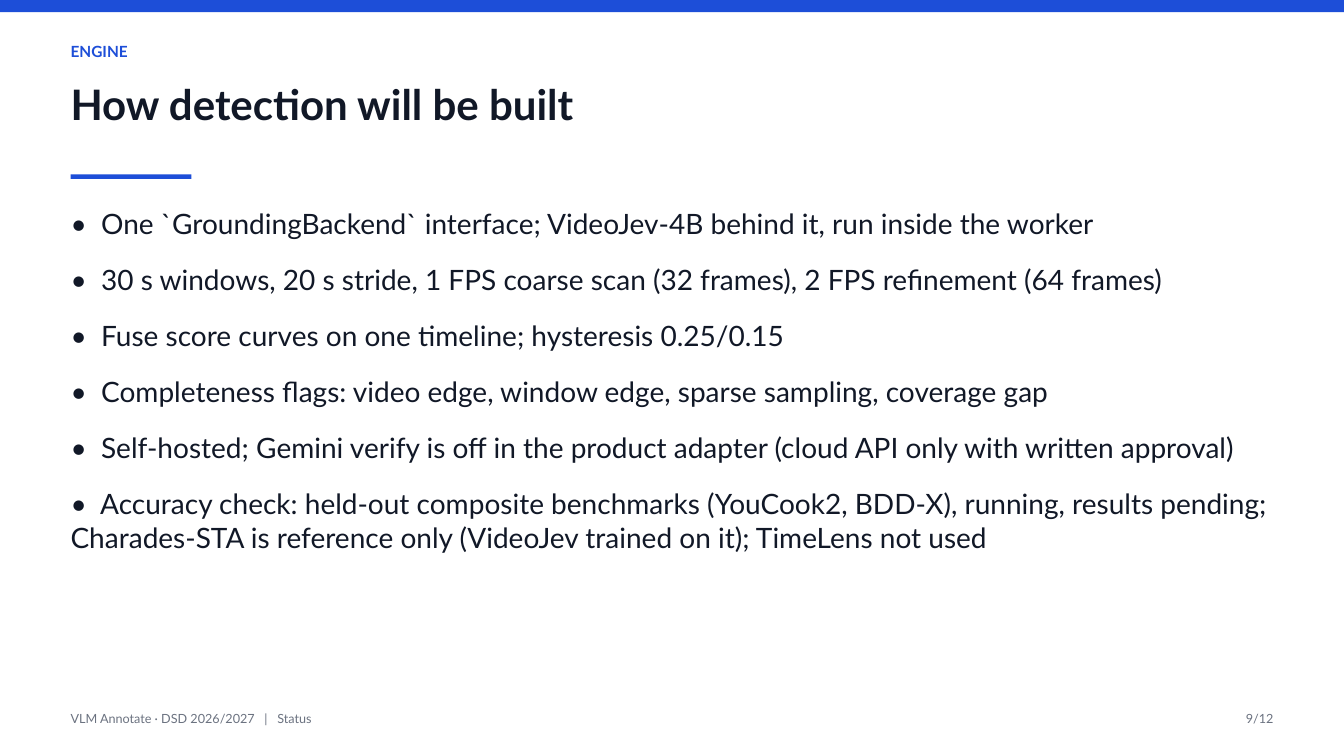
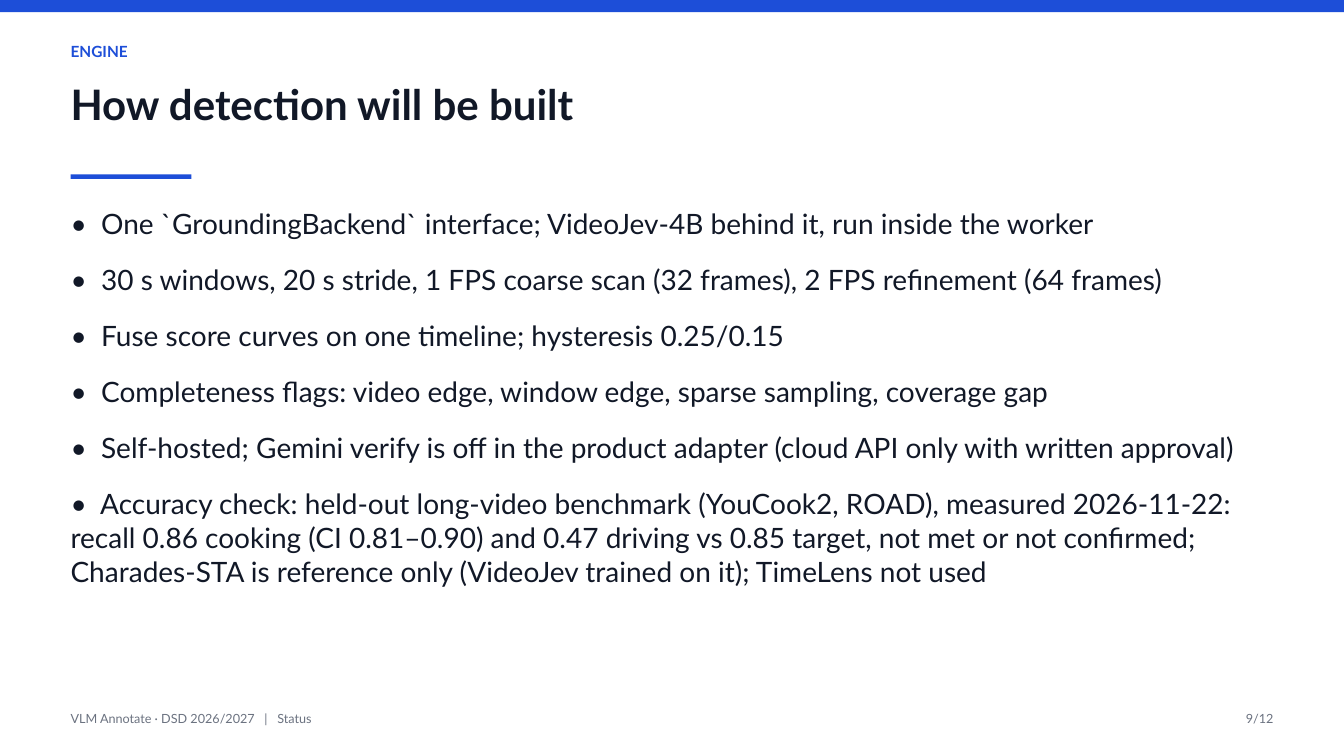
Before and after one commit to aslsumen/DSD---VLM-Annotate, a slide deck: slide 9 of presentations/03-status.pptx. Drawn at 1344x756 pixels with LibreOffice and Linux fonts; fonts in the diff are those of the drawing. Boxes give left, top, right and bottom in pixels: in the first picture for what was removed or moved away, otherwise in the second. Text is boxed around its words. In the diff, an @@ line names an element or a change of style, - is before the commit and + after.

Commit message:
eval: publish held-out video grounding benchmarks

```diff
--- a/presentations/03-status.pptx
+++ b/presentations/03-status.pptx
@@ text at [71, 492, 1231, 587]: text changed @@
-• Accuracy check: held-out composite benchmarks (YouCook2, BDD-X), running, results pending; Charades-STA is reference only (VideoJev trained on it); TimeLens not used
+• Accuracy check: held-out long-video benchmark (YouCook2, ROAD), measured 2026-11-22: recall 0.86 cooking (CI 0.81–0.90) and 0.47 driving vs 0.85 target, not met or not confirmed; Charades-STA is reference only (VideoJev trained on it); TimeLens not used
```
Also in this commit, not shown: 2 other slides changed, 34 other files.
